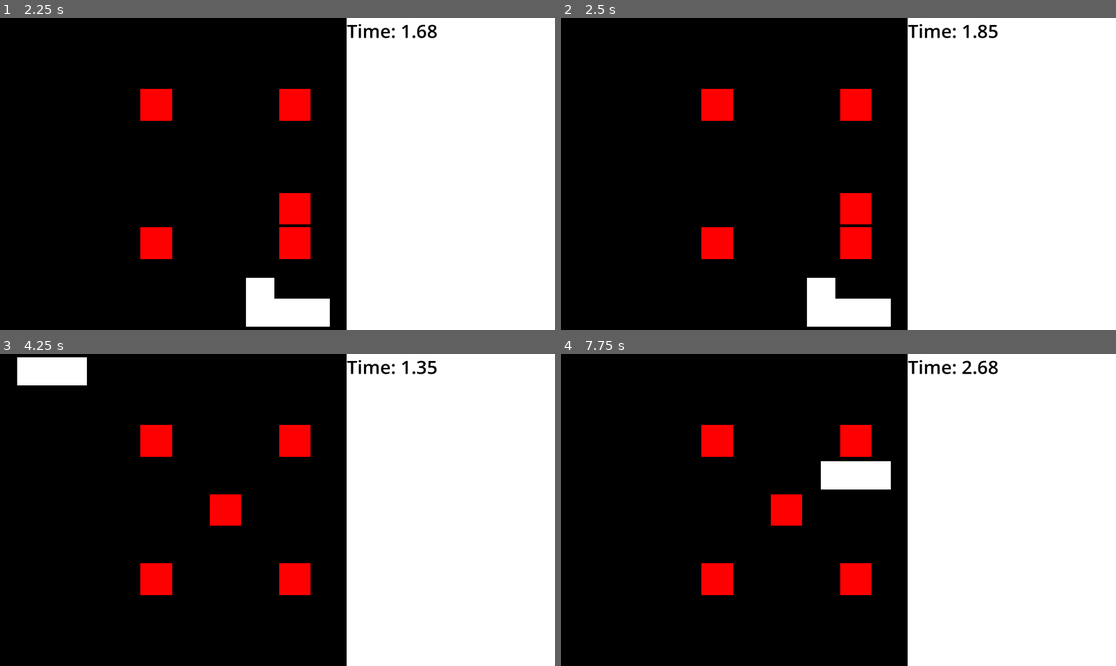
Above: before the commit, frames 1-4 (two rows, left to right).
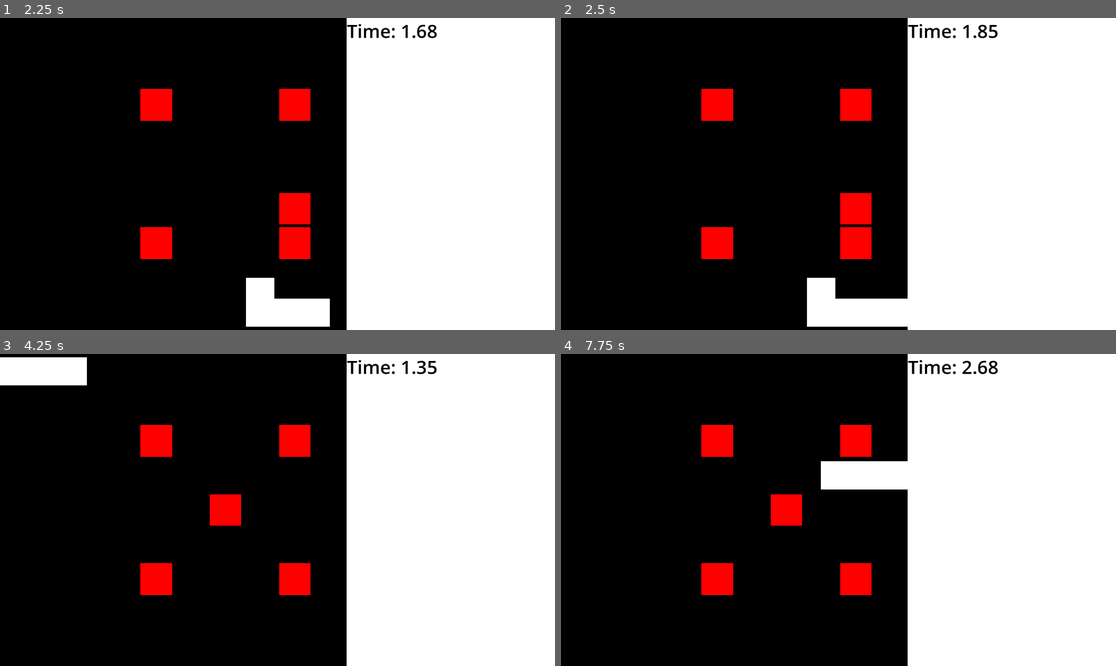
Above: after the commit, the same moments.

Repository: aaronnoyes/snkae2
Game: Godot game, scene res://main.tscn
Two runs of this game, one before a commit and one after it. Both use one fixed random seed, a clock stepped at 60 frames per second and the inputs below.
Inputs:
- Up to frame 1 (2.25 s): tap Enter (ui_accept) at 0.5, 0.77, 1.52 s; hold Right (ui_right) 0.53-1.28 s; hold Down (ui_down) 1.28-2.03 s; hold Right (ui_right) from 2.03 s (still down)
- Up to frame 2 (2.5 s): keep holding Right (ui_right)
- Up to frame 3 (4.25 s): tap Enter (ui_accept) at 2.75, 3.02, 3.77 s; release Right (ui_right) at 2.78 s; hold Up (ui_up) 2.78-3.53 s; hold Left (ui_left) from 3.53 s (still down)
- Up to frame 4 (7.75 s): tap Enter (ui_accept) at 4.52, 5, 6.02, 6.77, 7.52 s; release Left (ui_left) at 5.03 s; hold Down (ui_down) 5.03-5.78 s; hold Right (ui_right) 5.78-6.53 s; hold Up (ui_up) 6.53-7.28 s; hold Right (ui_right) from 7.28 s (still down)

Frame 1 is identical in both runs. In frame 2, 0.3% of the frame differs, in the area x 59-63%, y 89-100%; in frame 3, 0.3%, in the area x 0-4%, y 0-11%; in frame 4, 0.3%.

Commit message:
move head on game over

Diff:
--- a/game.gd
+++ b/game.gd
@@ -90,8 +90,7 @@
 	if is_game_over(new_head):
 		pause()
 		game_over = true
-		if apples.size() == 0:
-			segments.append(new_head)
+		segments.append(new_head)
 		return
 
 	var apple_index = get_point_index(new_head, apples)
